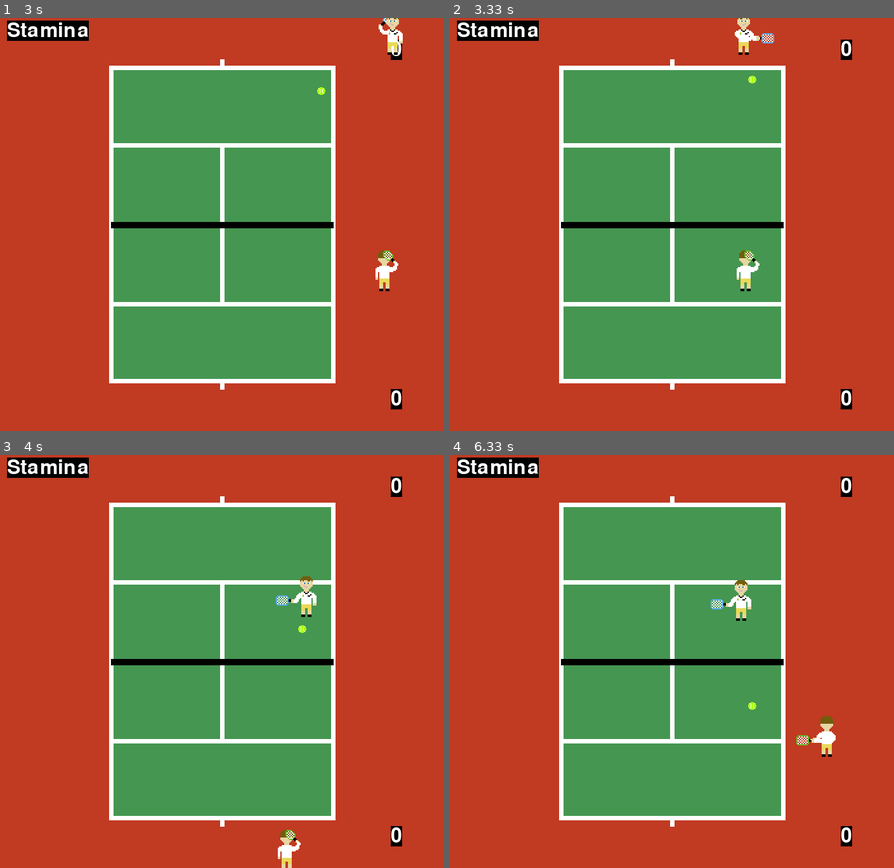
Above: before the commit, frames 1-4 (two rows, left to right).
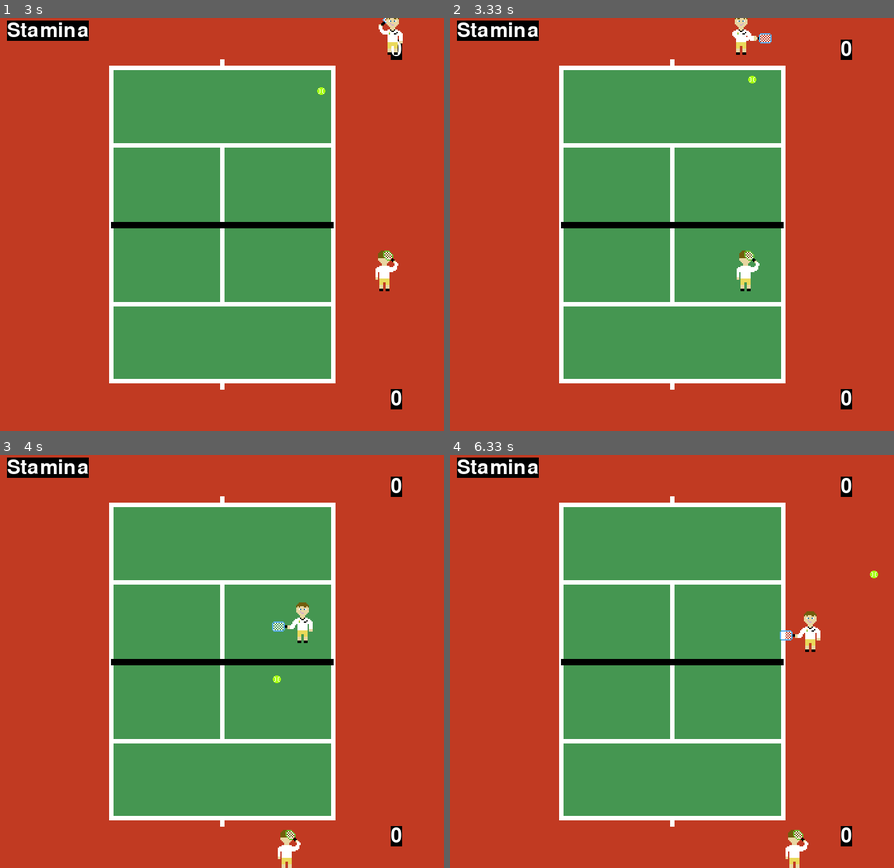
Above: after the commit, the same moments.

Repository: rafaelmcandeias/AASMA
Game: pygame game, started from Tennis_Game/tennis.py
Two runs of this game, one before a commit and one after it. Both use one fixed random seed, a clock stepped at 60 frames per second and the inputs below.
Inputs:
- Up to frame 1 (3 s): tap Right Shift at 0.33 s; tap . at 0.67, 1.65, 2.98 s; hold Tab 1-1.47 s; hold Right 1-1.47 s; hold D 1-1.47 s; hold Right 1.5-1.97 s; hold D 1.5-1.97 s; hold Up 2-2.3 s; hold W 2-2.3 s; hold Right 2.33-2.8 s; hold D 2.33-2.8 s; hold Left from 2.83 s (still down); hold A from 2.83 s (still down)
- Up to frame 2 (3.33 s): keep holding Left; keep holding A
- Up to frame 3 (4 s): release Left at 3.37 s; release A at 3.37 s; hold R 3.4-3.7 s; hold Down 3.4-3.7 s; hold S 3.4-3.7 s; hold Down from 3.73 s (still down); hold S from 3.73 s (still down)
- Up to frame 4 (6.33 s): release Down at 4.03 s; release S at 4.03 s; hold Left 4.07-4.47 s; hold A 4.07-4.47 s; tap . at 4.22, 5.72 s; hold Up 4.5-4.87 s; hold W 4.5-4.87 s; hold Right 4.9-5.53 s; hold D 4.9-5.53 s; hold Down 5.57-5.93 s; hold S 5.57-5.93 s; hold Left from 5.97 s (still down); hold A from 5.97 s (still down)

Frame 1 is identical in both runs. In frame 2, 0.2% of the frame differs, in the area x 63-73%, y 0-9%; in frame 3, 0.6%; in frame 4, 1.3%, in the area x 58-97%, y 28-100%.

Commit message:
cleaning code

Diff:
--- a/Tennis_Game/sprites.py
+++ b/Tennis_Game/sprites.py
@@ -18,9 +18,8 @@
 TOP_POS = (202, 40)
 
 # Vars to declare zones in the field
-LEFT_FIELD = (175, 274.999)
-MIDDLE_FIELD = (275, 474.999)
-RIGHT_FIELD = (475, 575)
+LEFT_FIELD = 175
+MIDDLE_FIELD = (275, 475)
 
 # Vars to divide stamina status
 # These divisions are universal.
@@ -60,7 +59,7 @@
 
     # Function to reduce amount of stamina given applied force
     def lose_stamina(self, force):
-        self.stamina -= (force / self.force) * 0.05
+        self.stamina -= (force / self.force) * 0.005
 
     # Function that returns the force choosen.
     # Choosing a force depends on stamina
@@ -173,58 +172,67 @@
     # bottom players stroke
         if isinstance(player, Bottom_player):
             # region 1 of the court
-            speedy = -player.choose_force()
-            if LEFT_FIELD[0] <= self.rect.x <= LEFT_FIELD[1]:
+            if LEFT_FIELD <= self.rect.x < MIDDLE_FIELD[0]:
                 if keyState[pygame.K_n]:
-                    return (-rnd.uniform(0,1), speedy)
+                    speedx = -rnd.uniform(0,1)
                 elif keyState[pygame.K_m]:
-                    return (rnd.uniform(4,6), speedy)
-                else:
-                    return (0, speedy)
+                    speedx = rnd.uniform(4,6)
+                else:
+                    speedx = 0
+
             # region 2 of the court
-            if MIDDLE_FIELD[0] <= self.rect.x <= MIDDLE_FIELD[1]:
+            elif MIDDLE_FIELD[0] <= self.rect.x < MIDDLE_FIELD[1]:
                 if keyState[pygame.K_n]:
-                    return (-rnd.uniform(2,3), speedy)
+                    speedx = -rnd.uniform(2,3)
                 elif keyState[pygame.K_m]:
-                    return (rnd.uniform(2,3), speedy)
-                else:
-                    return (0, speedy)
+                    speedx = rnd.uniform(2,3)
+                else:
+                    speedx = 0
+
             # region 3 of the court
-            if RIGHT_FIELD[0] <= self.rect.x <= RIGHT_FIELD[1]:
+            else:
                 if keyState[pygame.K_n]:
-                    return (-rnd.uniform(4,6), speedy)
+                    speedx = -rnd.uniform(4,6)
                 elif keyState[pygame.K_m]:
-                    return (rnd.uniform(0,1), speedy)
-                else:
-                    return (0, speedy)
+                    speedx = rnd.uniform(0,1)
+                else:
+                    speedx = 0
+
+            speedy = -player.choose_force() - speedx
+            return (speedx, speedy)
 
         # top players stroke
         else:
-            speedy = player.choose_force()
-            if LEFT_FIELD[0] <= self.rect.x < 275:
+            if LEFT_FIELD <= self.rect.x < MIDDLE_FIELD[0]:
                 if keyState[pygame.K_r]:
-                    return (-rnd.uniform(0,1), speedy)
+                    speedx = -rnd.uniform(0,1)
                 elif keyState[pygame.K_t]:
-                    return (rnd.uniform(4,6), speedy)
-                else:
-                    return (0, speedy)
+                    speedx = rnd.uniform(4,6)
+                else:
+                    speedx = 0
+
             # region 2 of the court
-            if MIDDLE_FIELD[0] <= self.rect.x <= MIDDLE_FIELD[1]:
+            elif MIDDLE_FIELD[0] <= self.rect.x < MIDDLE_FIELD[1]:
                 if keyState[pygame.K_r]:
-                    return (-rnd.uniform(2,3), speedy)
+                    speedx = -rnd.uniform(2,3)
                 elif keyState[pygame.K_t]:
-                    return (rnd.uniform(2,3), speedy)
-                else:
-                    return (0, speedy)
+                    speedx = rnd.uniform(2,3)
+                else:
+                    speedx = 0
+
             # region 3 of the court
-            if RIGHT_FIELD[0] <= self.rect.x <= RIGHT_FIELD[1]:
+            else:
                 if keyState[pygame.K_r]:
-                    return (-rnd.uniform(4,6), speedy)
+                    speedx = -rnd.uniform(4,6)
                 elif keyState[pygame.K_t]:
-                    return (rnd.uniform(0,1), speedy)
-                else:
-                    return (0, speedy)
-
+                    speedx = rnd.uniform(0,1)
+                else:
+                    speedx = 0
+
+            speedy = player.choose_force() - speedx
+            return (speedx, speedy)
+
+    # Updates ball movement
     def update(self, bottom_player, top_player):
 
         keyState = pygame.key.get_pressed()
@@ -253,12 +261,11 @@
             self.serve_flag = True
 
         # checks to see if ball has passed the net after player served
-        if self.serve_flag:
-            if 300 < self.rect.y < 350:
-                self.serve_flag = False
+        if self.serve_flag and 300 < self.rect.y < 350:
+            self.serve_flag = False
 
         # bottom player serves
-        if self.serve_flag and keyState[pygame.K_PERIOD]:
+        elif self.serve_flag and keyState[pygame.K_PERIOD]:
             bottom_player.image = images.robert_serve
             self.rect.center = (bottom_player.rect.x + 15, bottom_player.rect.y)
             self.speedy = -rnd.uniform(6,9)
@@ -270,7 +277,7 @@
                 self.speedx = -rnd.uniform(2,5)
 
         # top player serves
-        if self.serve_flag and keyState[pygame.K_TAB]:
+        elif self.serve_flag and keyState[pygame.K_TAB]:
             self.rect.center = (top_player.rect.x, top_player.rect.y + 40)
             top_player.image = images.camden_serve
             self.speedy = rnd.uniform(6,9)
@@ -282,27 +289,27 @@
                 self.speedx = -rnd.uniform(2,5)
 
         # bottom player hits the ball
-        if self.rect.colliderect(bottom_player) and not self.serve_flag:
+        elif self.rect.colliderect(bottom_player) and not self.serve_flag:
             effect = pygame.mixer.Sound('tennisserve.wav')
             effect.play(0)
             self.speedx, self.speedy = self.get_stroke_speed(keyState, bottom_player)
             # forehand animation
-            if self.rect.colliderect(bottom_player) and self.rect.x > bottom_player.rect.x + 10:
+            if self.rect.x > bottom_player.rect.x + 10:
                 bottom_player.image = images.robert_forehand
             #backhand animation
-            if self.rect.colliderect(bottom_player) and self.rect.x < bottom_player.rect.x - 10:
+            elif self.rect.x < bottom_player.rect.x - 10:
                 bottom_player.image = images.robert_backhand
 
         # top player hits the ball
-        if self.rect.colliderect(top_player) and not self.serve_flag:
+        elif self.rect.colliderect(top_player) and not self.serve_flag:
             effect = pygame.mixer.Sound('tennisserve.wav')
             effect.play(0)
             self.speedx, self.speedy = self.get_stroke_speed(keyState, top_player)
             # forehand animation
-            if self.rect.colliderect(top_player) and self.rect.x > top_player.rect.x + 10:
+            if self.rect.x > top_player.rect.x + 10:
                 top_player.image = images.camden_forehand
             #backhand animation
-            if self.rect.colliderect(top_player) and self.rect.x < top_player.rect.x - 10:
+            if self.rect.x < top_player.rect.x - 10:
                 top_player.image = images.camden_backhand
 
         #Make the ball slow down
